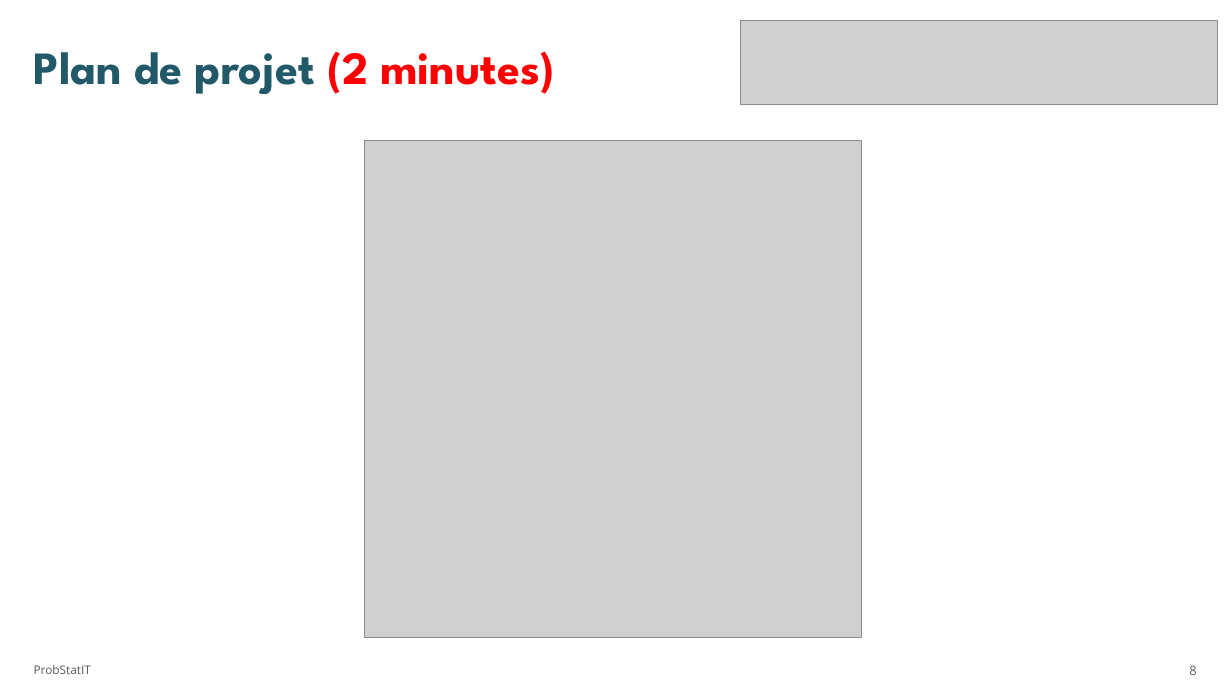
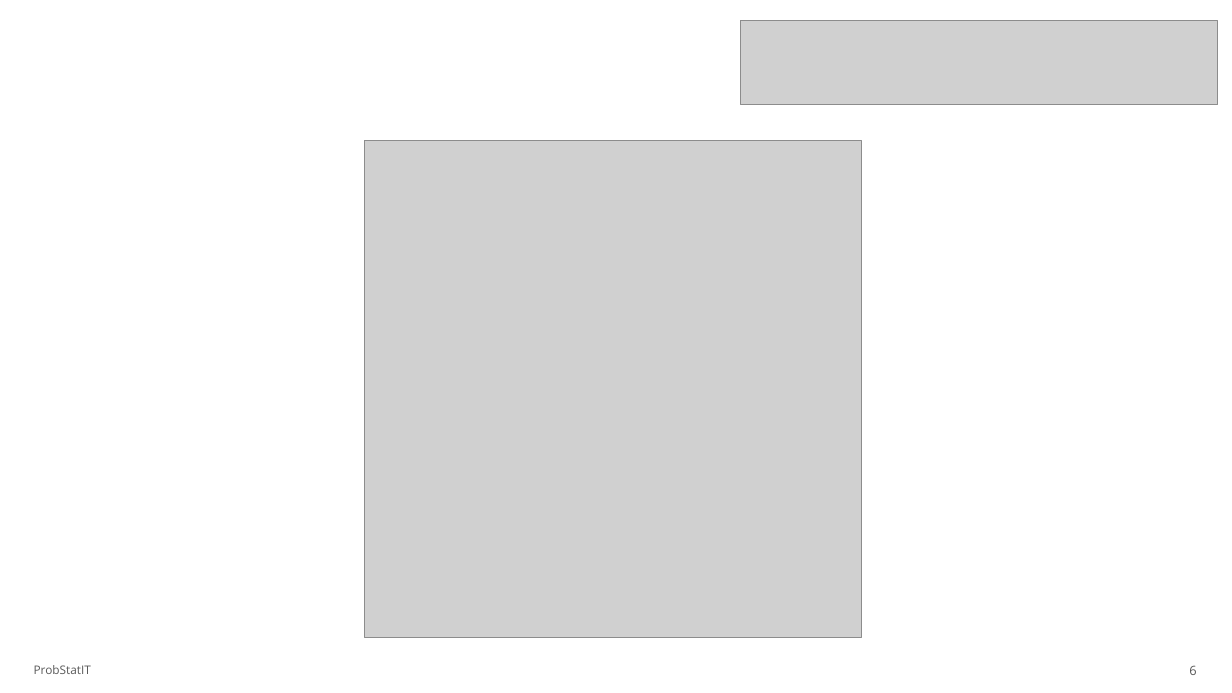
Before and after one commit to Algath/Physic_project_double_pendule, a slide deck: slide 6 of assets/Projet_double_pendulum.pptx (slide 8 before the commit). Drawn at 1232x693 pixels with LibreOffice and Linux fonts; fonts in the diff are those of the drawing; grey boxes stand for pictures. Boxes give left, top, right and bottom in pixels: in the first picture for what was removed or moved away, otherwise in the second. Text is boxed around its words. In the diff, an @@ line names an element or a change of style, - is before the commit and + after.

```diff
--- a/assets/Projet_double_pendulum.pptx
+++ b/assets/Projet_double_pendulum.pptx
@@ title removed at (34,51,555,94) @@
-Plan de projet (2 minutes)
```
Also in this commit, not shown: 4 other slides changed, 2 slides removed, 12 other files.
